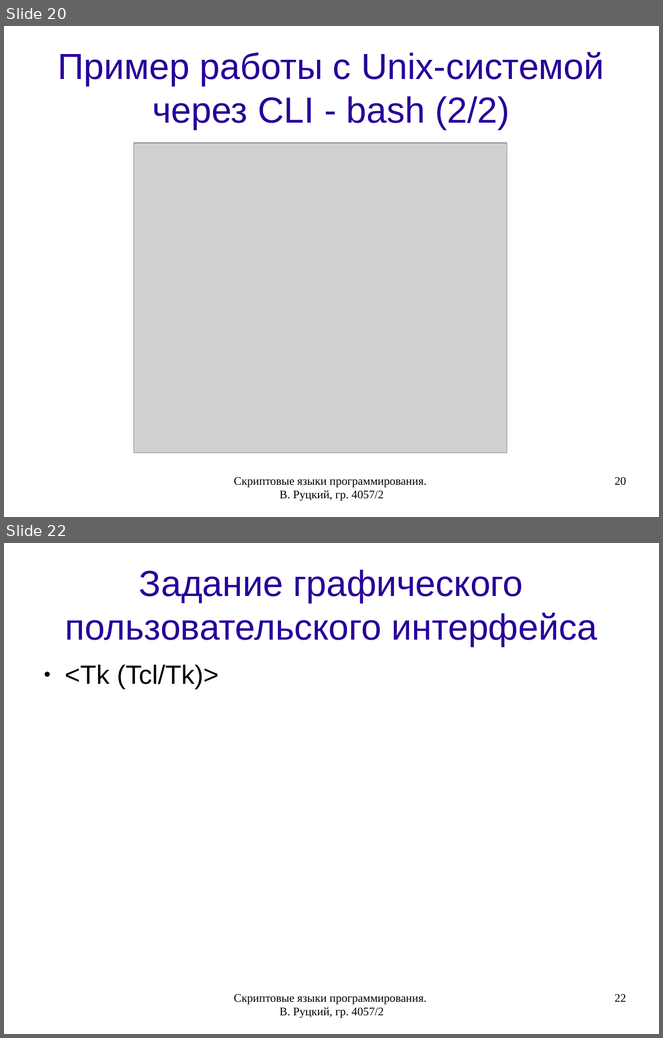
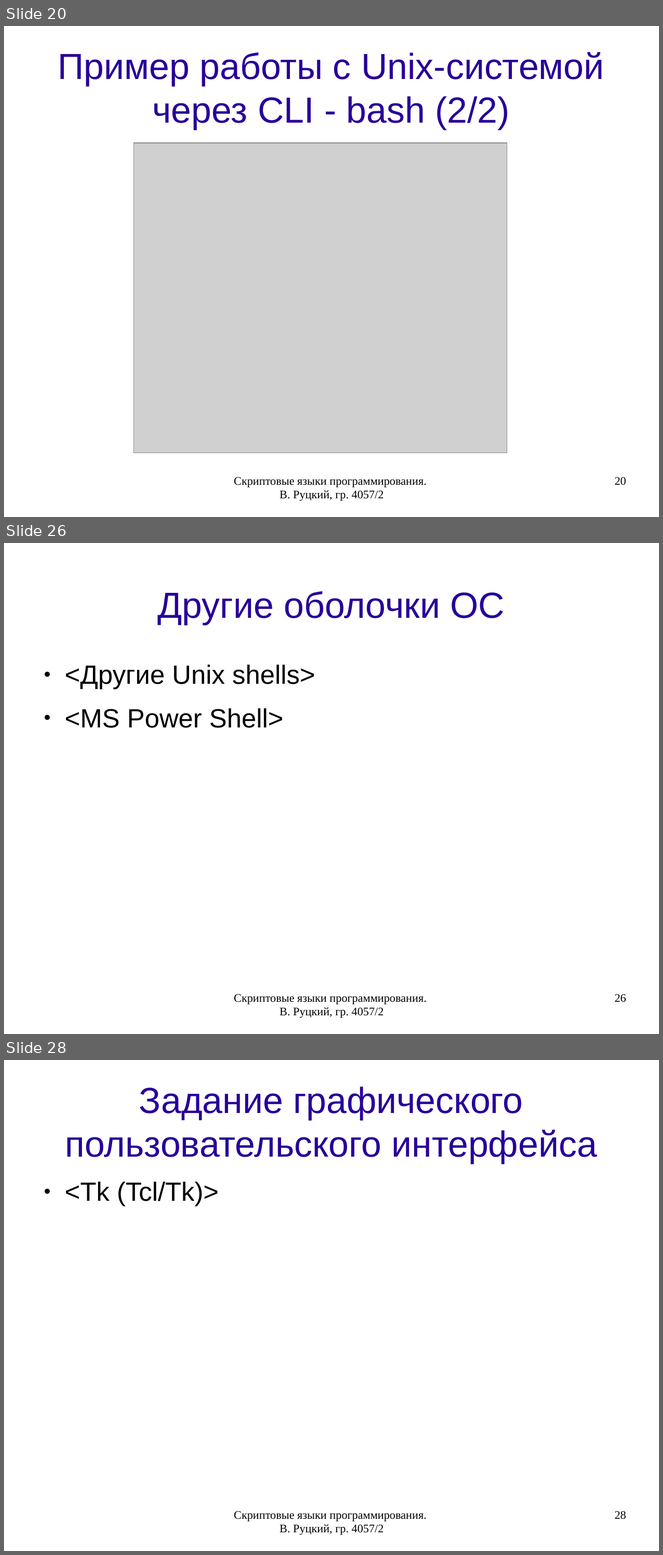
Before and after one commit to rutsky/semester07, a slide deck: Operation_systems/scripting_languages/40572_Rutsky_Scripting_languages.odp. Shown one above the other, each under a label of ours: slides 20 and 22 before the commit, slides 20, 26 and 28 after it; the slides between them are not shown. The pictures are 663x1038 and 663x1555 pixels, drawn with LibreOffice and Linux fonts; fonts in the diff are those of the drawing; grey boxes stand for pictures. Boxes give left, top, right and bottom in pixels: in the first picture for what was removed or moved away, otherwise in the second. Text is boxed around its words. In the diff, an @@ line names an element or a change of style, - is before the commit and + after.

```diff
--- a/Operation_systems/scripting_languages/40572_Rutsky_Scripting_languages.odp
+++ b/Operation_systems/scripting_languages/40572_Rutsky_Scripting_languages.odp
@@ slide 26 added at [4, 543, 659, 1034], background #FFFFFF @@
@@ title added at [158, 591, 505, 625], 44 pt, text #280099 @@
+Другие оболочки ОС
@@ text added at [65, 665, 315, 728], 32 pt, text #000000 @@
+● <Другие Unix shells>
+● <MS Power Shell>
@@ text added at [234, 994, 426, 1018], 14 pt, text #000000 @@
+Скриптовые языки программирования. В. Руцкий, гр. 4057/2
@@ page number added at [615, 994, 626, 1003], 14 pt, text #000000 @@
+26
@@ what was slide 22 is now slide 28 @@
@@ page number at [615, 1511, 626, 1520]: text changed @@
-22
+28
```
Also in this commit, not shown: 2 slides changed, 5 other slides added.
